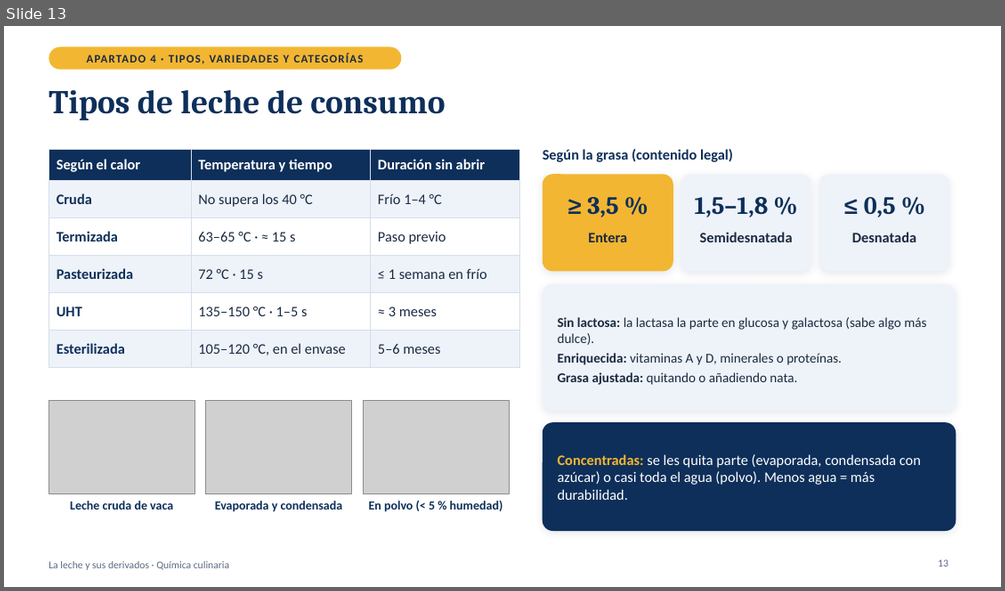
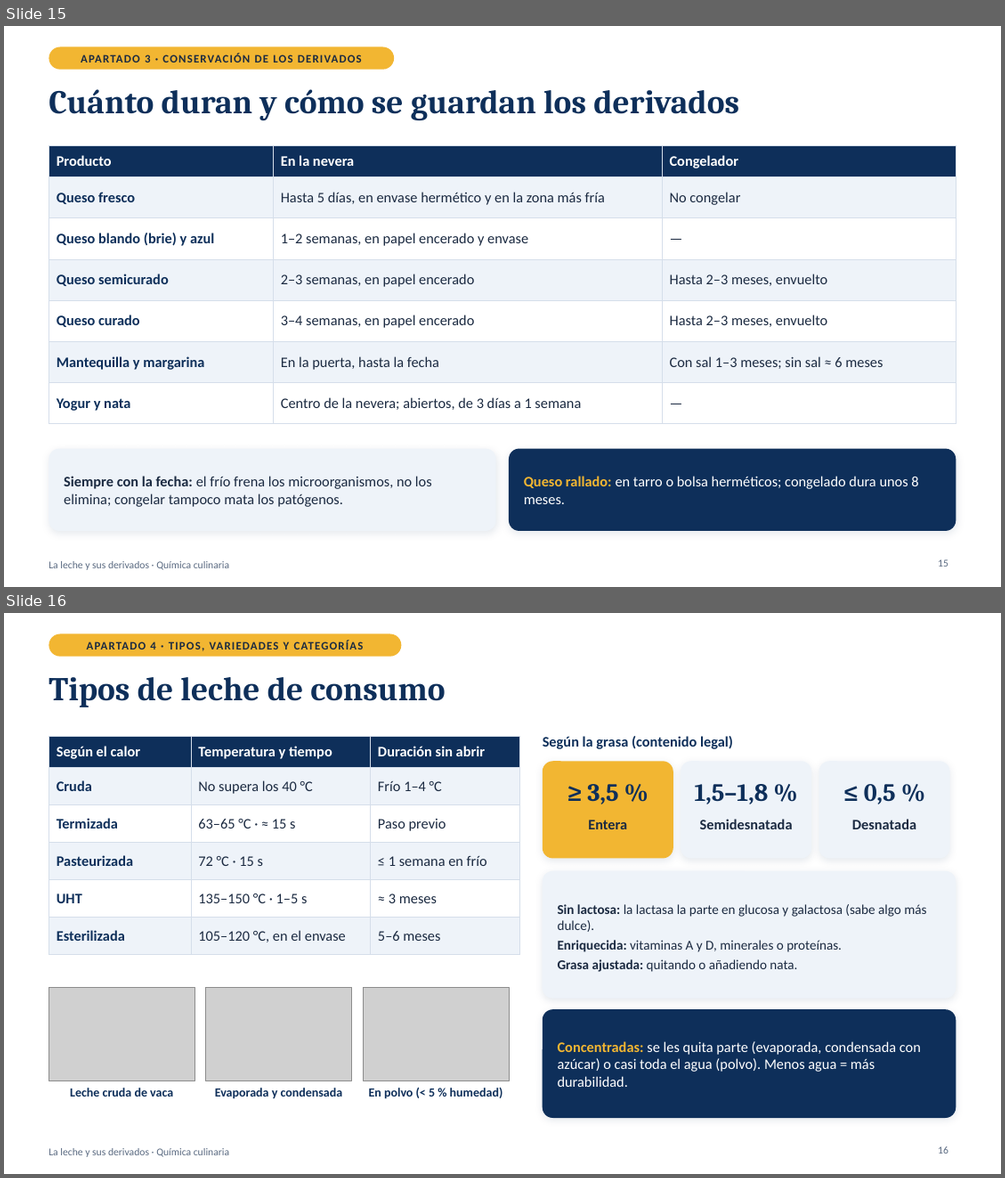
Before and after one commit to WhosErnest/YourFlyouts, a slide deck: presentacion-leche/La_leche_y_sus_derivados.pptx. Shown one above the other, each under a label of ours: slide 13 before the commit, slides 15 and 16 after it. The pictures are 1005x591 and 1005x1178 pixels, drawn with LibreOffice and Linux fonts; fonts in the diff are those of the drawing; grey boxes stand for pictures. Boxes give left, top, right and bottom in pixels: in the first picture for what was removed or moved away, otherwise in the second. Text is boxed around its words. In the diff, an @@ line names an element or a change of style, - is before the commit and + after.

```diff
--- a/presentacion-leche/La_leche_y_sus_derivados.pptx
+++ b/presentacion-leche/La_leche_y_sus_derivados.pptx
@@ slide 15 added at [4, 26, 1001, 587], background #FFFFFF; not listed: 1 template element that a slide beside it also shows @@
@@ rounded rectangle added at [48, 47, 395, 70], fill #F2B632 @@
@@ text added at [81, 53, 362, 62], 11 pt, text #1B2A41, bold @@
+APARTADO 3 · CONSERVACIÓN DE LOS DERIVADOS
@@ title added at [48, 89, 739, 121], 32 pt, text #0E2F5A, bold @@
+Cuánto duran y cómo se guardan los derivados
@@ table added at [48, 145, 956, 414], 7 rows, 3 columns @@
+Producto | En la nevera | Congelador
+Queso fresco | Hasta 5 días, en envase hermético y en la zona más fría | No congelar
+Queso blando (brie) y azul | 1–2 semanas, en papel encerado y envase | —
+Queso semicurado | 2–3 semanas, en papel encerado | Hasta 2–3 meses, envuelto
+Queso curado | 3–4 semanas, en papel encerado | Hasta 2–3 meses, envuelto
+Mantequilla y margarina | En la puerta, hasta la fecha | Con sal 1–3 meses; sin sal ≈ 6 meses
+Yogur y nata | Centro de la nevera; abiertos, de 3 días a 1 semana | —
@@ rounded rectangle added at [48, 449, 496, 531], fill #EEF3F9 @@
@@ rounded rectangle added at [509, 449, 956, 531], fill #0E2F5A @@
@@ text added at [64, 475, 432, 507], 14 pt, text #1B2A41 @@
+Siempre con la fecha: el frío frena los microorganismos, no los elimina; congelar tampoco mata los patógenos.
@@ text added at [524, 475, 918, 504], 14 pt, text #FFFFFF @@
+Queso rallado: en tarro o bolsa herméticos; congelado dura unos 8 meses.
@@ page number added at [938, 559, 948, 566], 10 pt, text #5B6B82 @@
+15
@@ what was slide 13 is now slide 16 @@
@@ page number at [938, 1146, 948, 1153]: text changed @@
-13
+16
```
Also in this commit, not shown: 10 slides changed, 5 other slides added, 1 other file.
